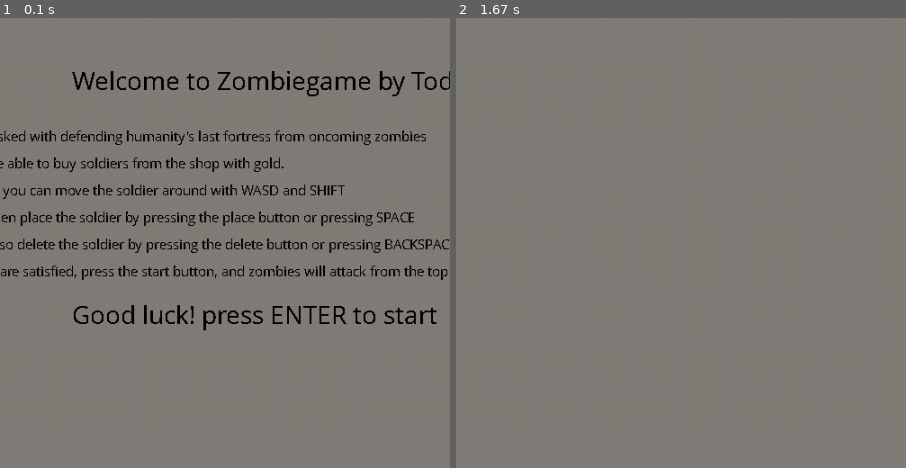
Above: before the commit, frames 1-2 (left to right).
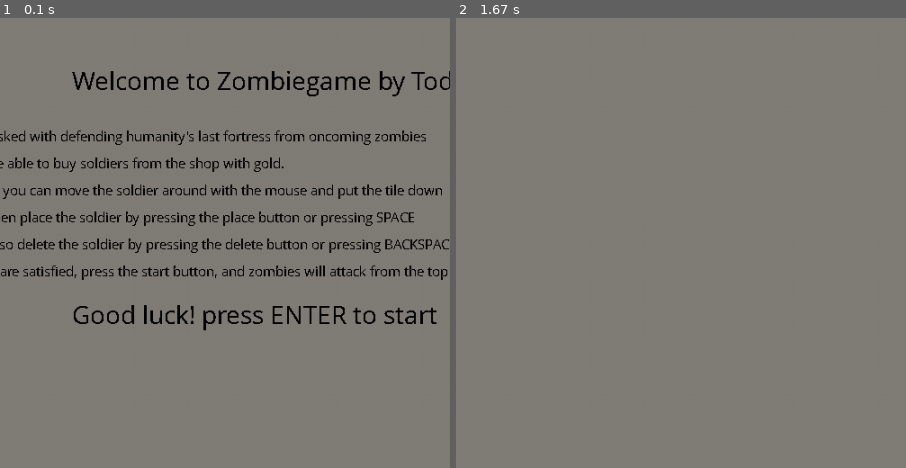
Above: after the commit, the same moments.

Repository: toadmengo/Towerdefense
Game: pygame game, started from td.py
Two runs of this game, one before a commit and one after it. Both use one fixed random seed, a clock stepped at 60 frames per second and the inputs below.
Inputs (mouse positions are % of the whole screen's width and height, from its top left):
- Up to frame 1 (0.1 s): no input
- Up to frame 2 (1.67 s): tap Enter at 0.33 s; click (19, 73) at 0.72 s; tap Space at 1 s; click "Start" at 1.38 s
The pictures show only the part of the screen within x 17-67%, y 0-50%; the shares and areas given below are measured in that part.

The runs differ from the first frame. In frame 1, 0.5% of the frame differs, in the area x 53-99%, y 36-41%; in frame 2, nothing differs.

Commit message:
mouse feature

Diff:
--- a/td.py
+++ b/td.py
@@ -746,7 +746,7 @@
         screen.blit(textsurface,(100, 120))
         textsurface= myfont2.render(f'You will be able to buy soldiers from the shop with gold.', False, (0, 0, 0))
         screen.blit(textsurface,(100, 150))
-        textsurface= myfont2.render(f'After that, you can move the soldier around with WASD and SHIFT', False, (0, 0, 0))
+        textsurface= myfont2.render(f'After that, you can move the soldier around with the mouse and put the tile down', False, (0, 0, 0))
         screen.blit(textsurface,(100, 180))
         textsurface= myfont2.render(f'You can then place the soldier by pressing the place button or pressing SPACE', False, (0, 0, 0))
         screen.blit(textsurface,(100, 210))
